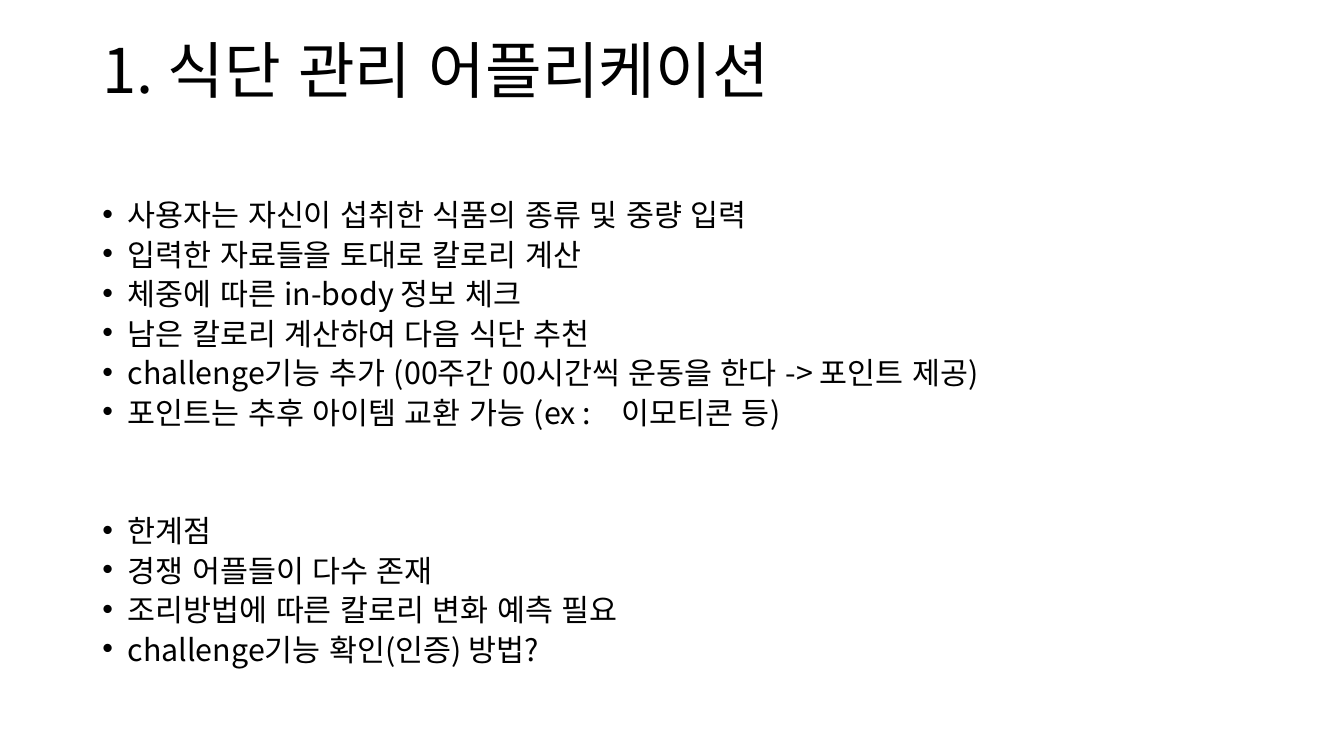
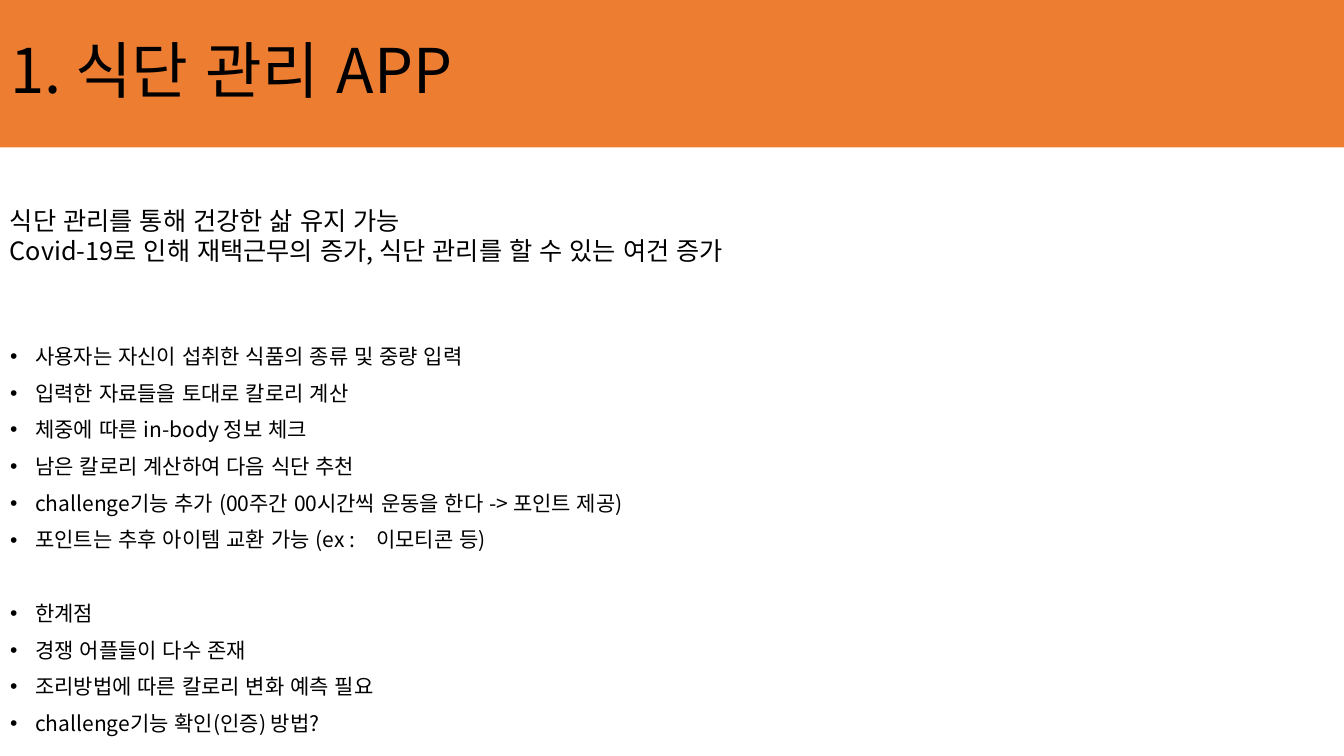
Before and after one commit to ChaeSung-Lee/DJ_InternShip, a slide deck: slide 5 of 2021_Summer/jp.hong/Project_BnC_jph.pptx. Drawn at 1344x756 pixels with LibreOffice and Linux fonts; fonts in the diff are those of the drawing. Boxes give left, top, right and bottom in pixels: in the first picture for what was removed or moved away, otherwise in the second. Text is boxed around its words. In the diff, an @@ line names an element or a change of style, - is before the commit and + after.

```diff
--- a/2021_Summer/jp.hong/Project_BnC_jph.pptx
+++ b/2021_Summer/jp.hong/Project_BnC_jph.pptx
@@ rectangle added at (x1=0, y1=0, x2=1344, y2=147), fill #ED7D31 @@
@@ title at (x1=10, y1=42, x2=452, y2=98): text changed @@
-1. 식단 관리 어플리케이션
+1. 식단 관리 APP
@@ text added at (x1=10, y1=209, x2=723, y2=265), 18 pt, text #000000 @@
+식단 관리를 통해 건강한 삶 유지 가능
+Covid-19로 인해 재택근무의 증가, 식단 관리를 할 수 있는 여건 증가
@@ text "사용자는 자신이 섭취한 식품의 종류 ..." moved from (x1=128, y1=201, x2=978, y2=669) to (x1=35, y1=346, x2=623, y2=736) @@
@@ text "사용자는 자신이 섭취한 식품의 종류 ..." at (x1=35, y1=346, x2=623, y2=736): size 21.7 to 15 pt; line spacing 0.7 to 0.9 @@
```
Also in this commit, not shown: 4 other slides changed, 2 slides added, 1 slide removed, 3 other files.
